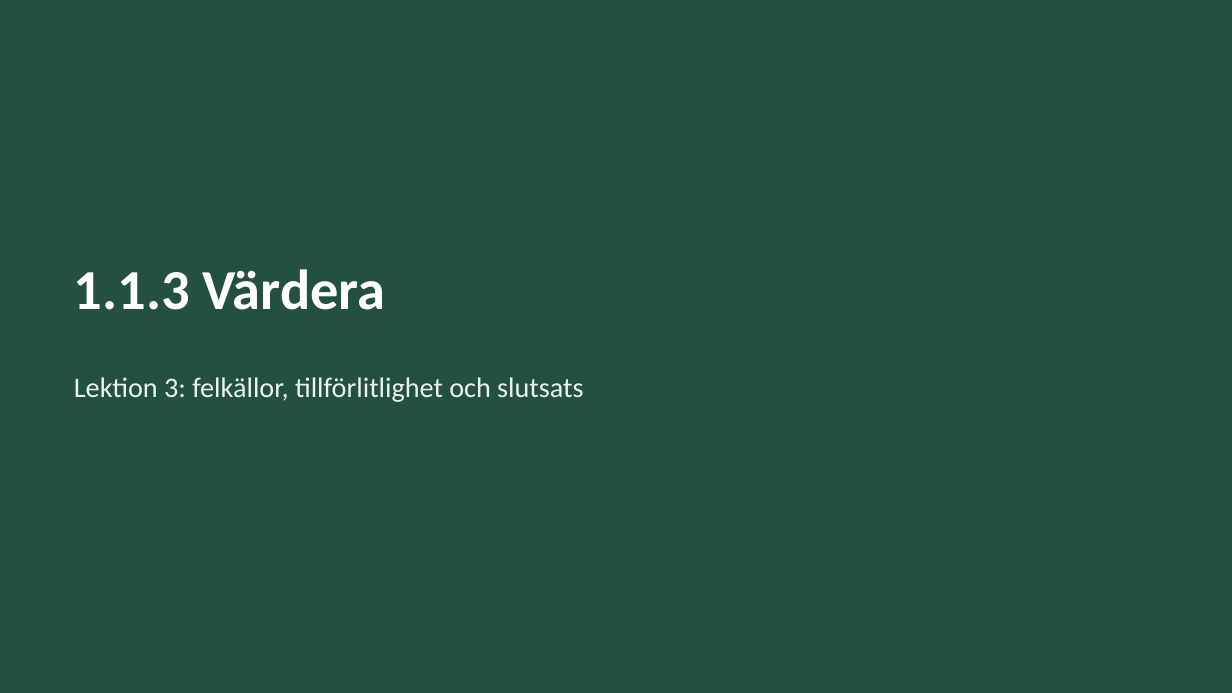
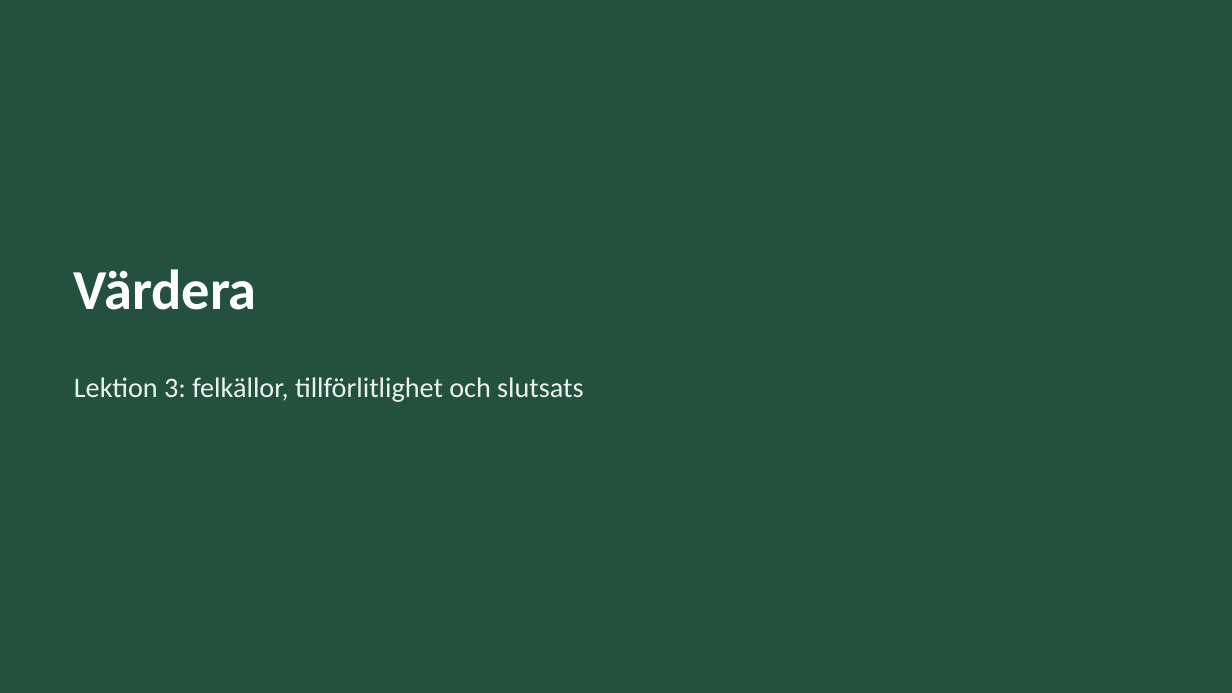
Before and after one commit to sweviktor95/pluggis, a slide deck: slide 13 of planering/biologi-omrade1/biologi-1-1-undersoka-systematiskt.pptx. Drawn at 1232x693 pixels with LibreOffice and Linux fonts; fonts in the diff are those of the drawing. Boxes give left, top, right and bottom in pixels: in the first picture for what was removed or moved away, otherwise in the second. Text is boxed around its words. In the diff, an @@ line names an element or a change of style, - is before the commit and + after.

```diff
--- a/planering/biologi-omrade1/biologi-1-1-undersoka-systematiskt.pptx
+++ b/planering/biologi-omrade1/biologi-1-1-undersoka-systematiskt.pptx
@@ title at box(74, 269, 257, 310): text changed @@
-1.1.3 Värdera
+Värdera
```
Also in this commit, not shown: 6 other slides changed, 14 other files.
